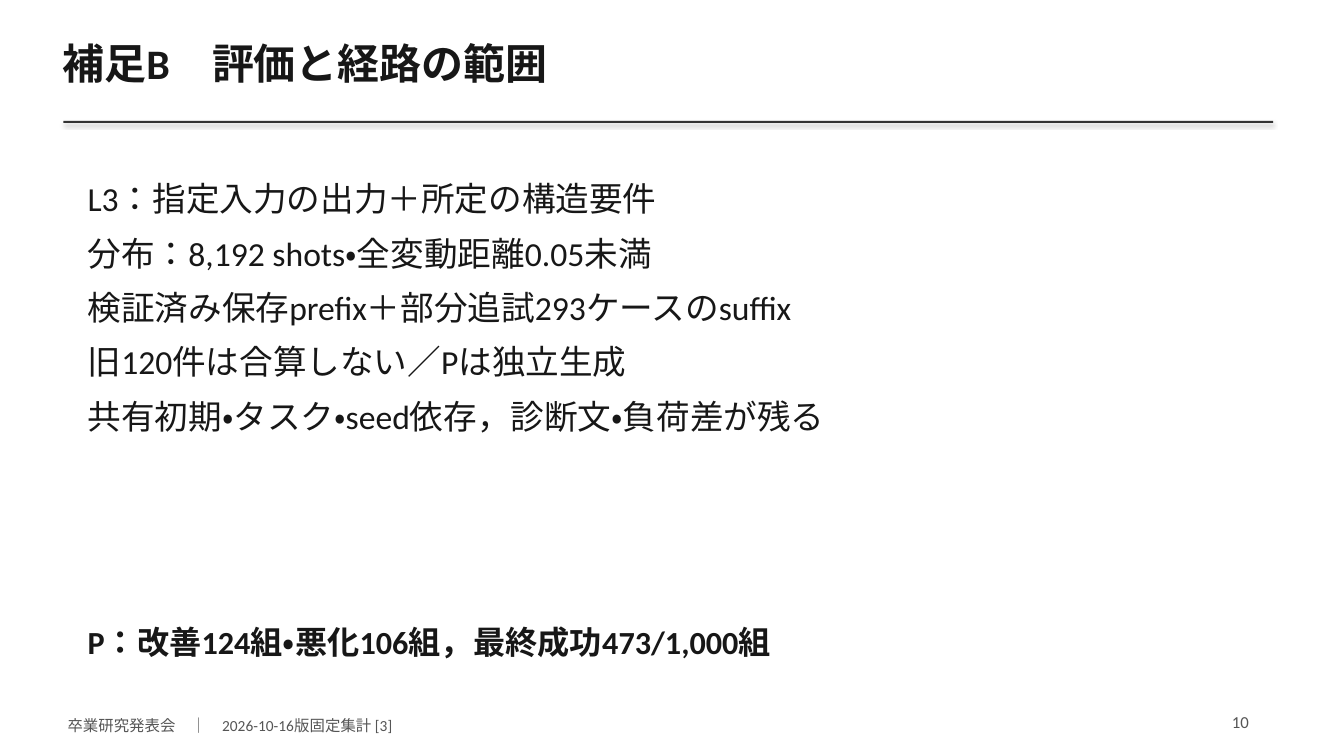
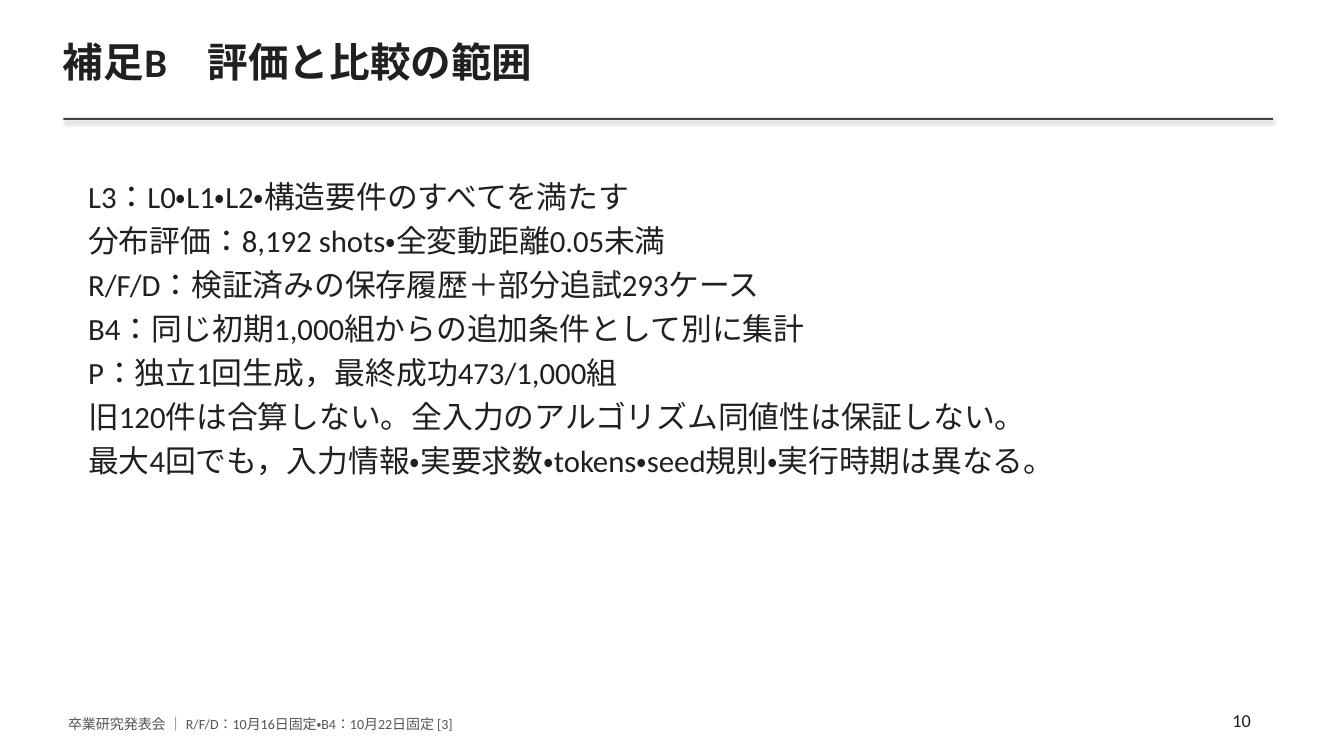
Before and after one commit to yuuma-ito/2026_ito_qLLM-ver3, a slide deck: slide 10 of docs/graduation2026/slides.pptx. Drawn at 1344x756 pixels with LibreOffice and Linux fonts; fonts in the diff are those of the drawing. Boxes give left, top, right and bottom in pixels: in the first picture for what was removed or moved away, otherwise in the second. Text is boxed around its words. In the diff, an @@ line names an element or a change of style, - is before the commit and + after.

Commit message:
docs: 卒論の参照先を修正し最新内容を発表スライドへ反映
参考文献の版と資料の参照先を修正し、WordとPDFに文献リンクを付与した。

修正と独立再生成の比較、介入カタログ、追加計算コスト、結論を発表資料に反映し、数値・表示・リンクの検証記録と再実行用スクリプトを追加した。

```diff
--- a/docs/graduation2026/slides.pptx
+++ b/docs/graduation2026/slides.pptx
@@ text at [63,42,533,81]: text changed; size 30 to 29 pt; text colour #171717 to #202020 @@
-補足B 評価と経路の範囲
+補足B 評価と比較の範囲
@@ rectangle at [64,118,1273,120]: fill #333333 to #444444 @@
@@ text at [88,182,1054,475]: text changed; size 24 to 22 pt; text colour #171717 to #202020 @@
-L3：指定入力の出力＋所定の構造要件
-分布：8,192 shots・全変動距離0.05未満
-検証済み保存prefix＋部分追試293ケースのsuffix
-旧120件は合算しない／Pは独立生成
-共有初期・タスク・seed依存，診断文・負荷差が残る
+L3：L0・L1・L2・構造要件のすべてを満たす
+分布評価：8,192 shots・全変動距離0.05未満
+R/F/D：検証済みの保存履歴＋部分追試293ケース
+B4：同じ初期1,000組からの追加条件として別に集計
+P：独立1回生成，最終成功473/1,000組
+旧120件は合算しない。全入力のアルゴリズム同値性は保証しない。
+最大4回でも，入力情報・実要求数・tokens・seed規則・実行時期は異なる。
@@ text removed at [88,626,771,659] @@
-P：改善124組・悪化106組，最終成功473/1,000組
@@ text at [68,717,453,731]: text changed; size 11 to 10 pt @@
-卒業研究発表会 ｜ 2026-10-16版固定集計 [3]
+卒業研究発表会 ｜ R/F/D：10月16日固定・B4：10月22日固定 [3]
@@ text "10" at [1232,715,1250,727]: size 12 to 13 pt, text colour #555555 to #202020; less space between paragraphs @@
```
Also in this commit, not shown: 2 other slides changed, 9 slides added, 8 slides removed, 28 other files.
